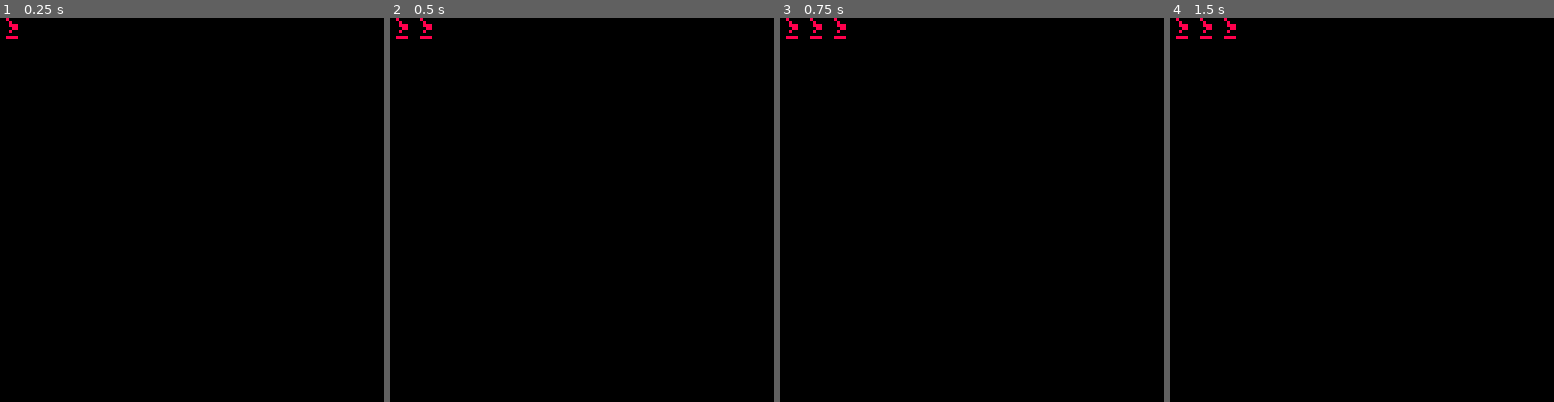
Above: before the commit, frames 1-4 (left to right).
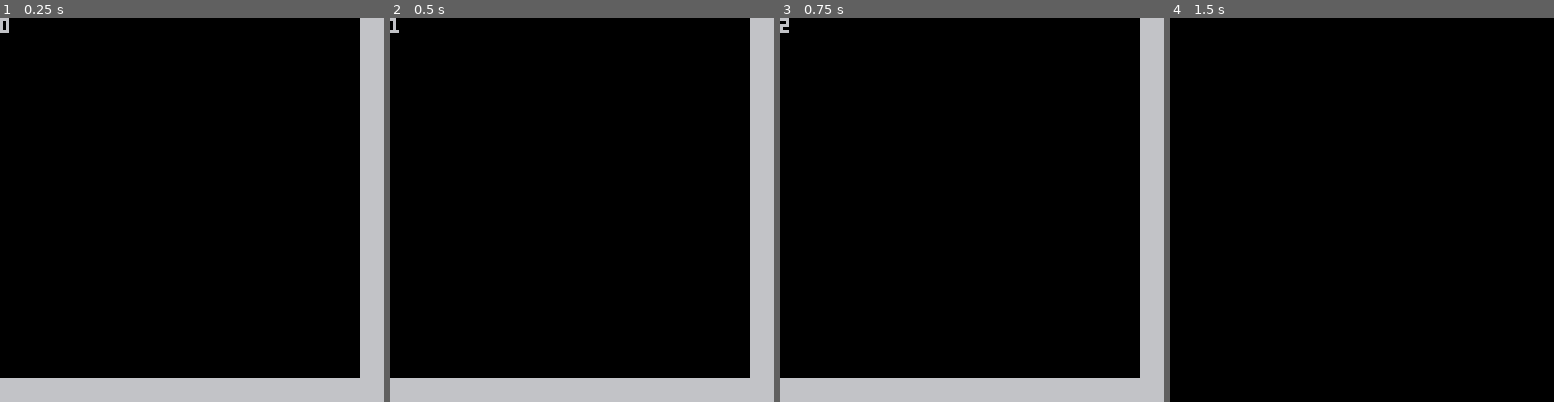
Above: after the commit, the same moments.

Repository: alxgnon/pico-8
Game: PICO-8 cartridge clean.p8
Two runs of this game, one before a commit and one after it. Both use one fixed random seed, a clock stepped at 60 frames per second and the inputs below.
Inputs:
- Up to frame 1 (0.25 s): no input
- Up to frame 2 (0.5 s): tap O (Z key) at 0.33 s
- Up to frame 3 (0.75 s): tap O (Z key) at 0.7 s
- Up to frame 4 (1.5 s): tap X (X key) at 1.07 s; tap O (Z key) at 1.43 s

The runs differ from the first frame. In frame 1, 12% of the frame differs, in the area x 0-100%, y 0-100%; in frame 2, 12%; in frame 3, 12%; in frame 4, 0.2%.

Commit message:
fake grid for room select

Diff:
--- a/clean.p8
+++ b/clean.p8
@@ -39,7 +39,7 @@
 		a.n = (a.n + 1) % 32
 	elseif btnp"5" then
 		room:spawn(a:coords())
-		g = room
+		state = room
 	end
 end
 
@@ -51,23 +51,48 @@
 
 function select.draw(a)
 	local x, y = a:coords()
+	print(a.n)
 	map(x, y, 0, 0, 16, 16)
 end
 
 -- callbacks ==================
 
 function _init()
-	g = select
+	state = select
 end
 
 function _update()
-	g:move()
+	state:move()
 end
 
 function _draw()
 	cls()
-	g:draw()
-end
+	state:draw()
+end
+…(24 lines of a section not shown)…
 
 
 
@@ -174,24 +199,38 @@
 
 
 __gff__
-0001010000000000000000000000000000000000000000000000000000000000000000000000000000000000000000000000000000000000000000000000000000000000000000000000000000000000000000000000000000000000000000000000000000000000000000000000000000000000000000000000000000000000
+0000010000000000000000000000000000000000000000000000000000000000000000000000000000000000000000000000000000000000000000000000000000000000000000000000000000000000000000000000000000000000000000000000000000000000000000000000000000000000000000000000000000000000
 0000000000000000000000000000000000000000000000000000000000000000000000000000000000000000000000000000000000000000000000000000000000000000000000000000000000000000000000000000000000000000000000000000000000000000000000000000000000000000000000000000000000000000
 __map__
-0200000000000000000000000000000002020000000000000000000000000000020202000000000000000000000000000202020200000000000000000000000002020202020000000000000000000000020202020202000000000000000000000202020202020200000000000000000002020202020202020000000000000000
-0000000000000000000000000000000000000000000000000000000000000000000000000000000000000000000000000000000000000000000000000000000000000000000000000000000000000000000000000000000000000000000000000000000000000000000000000000000000000000000000000000000000000000
-0000000000000000000000000000000000000000000000000000000000000000000000000000000000000000000000000000000000000000000000000000000000000000000000000000000000000000000000000000000000000000000000000000000000000000000000000000000000000000000000000000000000000000
-0000000000000000000000000000000000000000000000000000000000000000000000000000000000000000000000000000000000000000000000000000000000000000000000000000000000000000000000000000000000000000000000000000000000000000000000000000000000000000000000000000000000000000
-0000000000000000000000000000000000000000000000000000000000000000000000000000000000000000000000000000000000000000000000000000000000000000000000000000000000000000000000000000000000000000000000000000000000000000000000000000000000000000000000000000000000000000
-0000000000000000000000000000000000000000000000000000000000000000000000000000000000000000000000000000000000000000000000000000000000000000000000000000000000000000000000000000000000000000000000000000000000000000000000000000000000000000000000000000000000000000
-0000000000000000000000000000000000000000000000000000000000000000000000000000000000000000000000000000000000000000000000000000000000000000000000000000000000000000000000000000000000000000000000000000000000000000000000000000000000000000000000000000000000000000
-0000000000000000000000000000000000000000000000000000000000000000000000000000000000000000000000000000000000000000000000000000000000000000000000000000000000000000000000000000000000000000000000000000000000000000000000000000000000000000000000000000000000000000
-0000000000000000000000000000000000000000000000000000000000000000000000000000000000000000000000000000000000000000000000000000000000000000000000000000000000000000000000000000000000000000000000000000000000000000000000000000000000000000000000000000000000000000
-0000000000000000000000000000000000000000000000000000000000000000000000000000000000000000000000000000000000000000000000000000000000000000000000000000000000000000000000000000000000000000000000000000000000000000000000000000000000000000000000000000000000000000
-0000000000000000000000000000000000000000000000000000000000000000000000000000000000000000000000000000000000000000000000000000000000000000000000000000000000000000000000000000000000000000000000000000000000000000000000000000000000000000000000000000000000000000
-0000000000000000000000000000000000000000000000000000000000000000000000000000000000000000000000000000000000000000000000000000000000000000000000000000000000000000000000000000000000000000000000000000000000000000000000000000000000000000000000000000000000000000
-0000000000000000000000000000000000000000000000000000000000000000000000000000000000000000000000000000000000000000000000000000000000000000000000000000000000000000000000000000000000000000000000000000000000000000000000000000000000000000000000000000000000000000
-0000000000000000000000000000000000000000000000000000000000000000000000000000000000000000000000000000000000000000000000000000000000000000000000000000000000000000000000000000000000000000000000000000000000000000000000000000000000000000000000000000000000000000
-0000000000000000000000000000000000000000000000000000000000000000000000000000000000000000000000000000000000000000000000000000000000000000000000000000000000000000000000000000000000000000000000000000000000000000000000000000000000000000000000000000000000000000
-0000000000000000000000000000000000000000000000000000000000000000000000000000000000000000000000000000000000000000000000000000000000000000000000000000000000000000000000000000000000000000000000000000000000000000000000000000000000000000000000000000000000000000
-0200000000000000000000000000000002020000000000000000000000000000020202000000000000000000000000000202020200000000000000000000000002020202020000000000000000000000020202020202000000000000000000000202020202020200000000000000000002020202020202020000000000000000
-0200000000000000000000000000000002020000000000000000000000000000020202000000000000000000000000000202020200000000000000000000000002020202020000000000000000000000020202020202000000000000000000000202020202020200000000000000000002020202020202020000000000000000
+0000000000000000000000000000000100000000000000000000000000000001000000000000000000000000000000010000000000000000000000000000000100000000000000000000000000000001000000000000000000000000000000010000000000000000000000000000000100000000000000000000000000000001
+0000000000000000000000000000000100000000000000000000000000000001000000000000000000000000000000010000000000000000000000000000000100000000000000000000000000000001000000000000000000000000000000010000000000000000000000000000000100000000000000000000000000000001
+0000000000000000000000000000000100000000000000000000000000000001000000000000000000000000000000010000000000000000000000000000000100000000000000000000000000000001000000000000000000000000000000010000000000000000000000000000000100000000000000000000000000000001
+0000000000000000000000000000000100000000000000000000000000000001000000000000000000000000000000010000000000000000000000000000000100000000000000000000000000000001000000000000000000000000000000010000000000000000000000000000000100000000000000000000000000000001
+0000000000000000000000000000000100000000000000000000000000000001000000000000000000000000000000010000000000000000000000000000000100000000000000000000000000000001000000000000000000000000000000010000000000000000000000000000000100000000000000000000000000000001
+0000000000000000000000000000000100000000000000000000000000000001000000000000000000000000000000010000000000000000000000000000000100000000000000000000000000000001000000000000000000000000000000010000000000000000000000000000000100000000000000000000000000000001
+0000000000000000000000000000000100000000000000000000000000000001000000000000000000000000000000010000000000000000000000000000000100000000000000000000000000000001000000000000000000000000000000010000000000000000000000000000000100000000000000000000000000000001
+0000000000000000000000000000000100000000000000000000000000000001000000000000000000000000000000010000000000000000000000000000000100000000000000000000000000000001000000000000000000000000000000010000000000000000000000000000000100000000000000000000000000000001
+0000000000000000000000000000000100000000000000000000000000000001000000000000000000000000000000010000000000000000000000000000000100000000000000000000000000000001000000000000000000000000000000010000000000000000000000000000000100000000000000000000000000000001
+0000000000000000000000000000000100000000000000000000000000000001000000000000000000000000000000010000000000000000000000000000000100000000000000000000000000000001000000000000000000000000000000010000000000000000000000000000000100000000000000000000000000000001
+0000000000000000000000000000000100000000000000000000000000000001000000000000000000000000000000010000000000000000000000000000000100000000000000000000000000000001000000000000000000000000000000010000000000000000000000000000000100000000000000000000000000000001
+0000000000000000000000000000000100000000000000000000000000000001000000000000000000000000000000010000000000000000000000000000000100000000000000000000000000000001000000000000000000000000000000010000000000000000000000000000000100000000000000000000000000000001
+0000000000000000000000000000000100000000000000000000000000000001000000000000000000000000000000010000000000000000000000000000000100000000000000000000000000000001000000000000000000000000000000010000000000000000000000000000000100000000000000000000000000000001
+0000000000000000000000000000000100000000000000000000000000000001000000000000000000000000000000010000000000000000000000000000000100000000000000000000000000000001000000000000000000000000000000010000000000000000000000000000000100000000000000000000000000000001
+0000000000000000000000000000000100000000000000000000000000000001000000000000000000000000000000010000000000000000000000000000000100000000000000000000000000000001000000000000000000000000000000010000000000000000000000000000000100000000000000000000000000000001
+0101010101010101010101010101010101010101010101010101010101010101010101010101010101010101010101010101010101010101010101010101010101010101010101010101010101010101010101010101010101010101010101010101010101010101010101010101010101010101010101010101010101010101
+0000000000000000000000000000000100000000000000000000000000000001000000000000000000000000000000010000000000000000000000000000000100000000000000000000000000000001000000000000000000000000000000010000000000000000000000000000000100000000000000000000000000000001
+0000000000000000000000000000000100000000000000000000000000000001000000000000000000000000000000010000000000000000000000000000000100000000000000000000000000000001000000000000000000000000000000010000000000000000000000000000000100000000000000000000000000000001
+0000000000000000000000000000000100000000000000000000000000000001000000000000000000000000000000010000000000000000000000000000000100000000000000000000000000000001000000000000000000000000000000010000000000000000000000000000000100000000000000000000000000000001
+0000000000000000000000000000000100000000000000000000000000000001000000000000000000000000000000010000000000000000000000000000000100000000000000000000000000000001000000000000000000000000000000010000000000000000000000000000000100000000000000000000000000000001
+0000000000000000000000000000000100000000000000000000000000000001000000000000000000000000000000010000000000000000000000000000000100000000000000000000000000000001000000000000000000000000000000010000000000000000000000000000000100000000000000000000000000000001
+0000000000000000000000000000000100000000000000000000000000000001000000000000000000000000000000010000000000000000000000000000000100000000000000000000000000000001000000000000000000000000000000010000000000000000000000000000000100000000000000000000000000000001
+0000000000000000000000000000000100000000000000000000000000000001000000000000000000000000000000010000000000000000000000000000000100000000000000000000000000000001000000000000000000000000000000010000000000000000000000000000000100000000000000000000000000000001
+0000000000000000000000000000000100000000000000000000000000000001000000000000000000000000000000010000000000000000000000000000000100000000000000000000000000000001000000000000000000000000000000010000000000000000000000000000000100000000000000000000000000000001
+0000000000000000000000000000000100000000000000000000000000000001000000000000000000000000000000010000000000000000000000000000000100000000000000000000000000000001000000000000000000000000000000010000000000000000000000000000000100000000000000000000000000000001
+0000000000000000000000000000000100000000000000000000000000000001000000000000000000000000000000010000000000000000000000000000000100000000000000000000000000000001000000000000000000000000000000010000000000000000000000000000000100000000000000000000000000000001
+0000000000000000000000000000000100000000000000000000000000000001000000000000000000000000000000010000000000000000000000000000000100000000000000000000000000000001000000000000000000000000000000010000000000000000000000000000000100000000000000000000000000000001
+0000000000000000000000000000000100000000000000000000000000000001000000000000000000000000000000010000000000000000000000000000000100000000000000000000000000000001000000000000000000000000000000010000000000000000000000000000000100000000000000000000000000000001
+0000000000000000000000000000000100000000000000000000000000000001000000000000000000000000000000010000000000000000000000000000000100000000000000000000000000000001000000000000000000000000000000010000000000000000000000000000000100000000000000000000000000000001
+0000000000000000000000000000000100000000000000000000000000000001000000000000000000000000000000010000000000000000000000000000000100000000000000000000000000000001000000000000000000000000000000010000000000000000000000000000000100000000000000000000000000000001
+0000000000000000000000000000000100000000000000000000000000000001000000000000000000000000000000010000000000000000000000000000000100000000000000000000000000000001000000000000000000000000000000010000000000000000000000000000000100000000000000000000000000000001
+0101010101010101010101010101010101010101010101010101010101010101010101010101010101010101010101010101010101010101010101010101010101010101010101010101010101010101010101010101010101010101010101010101010101010101010101010101010101010101010101010101010101010101
Not shown, changed: 72 lines of the sprite sheet (__gfx__) section of clean.p8
